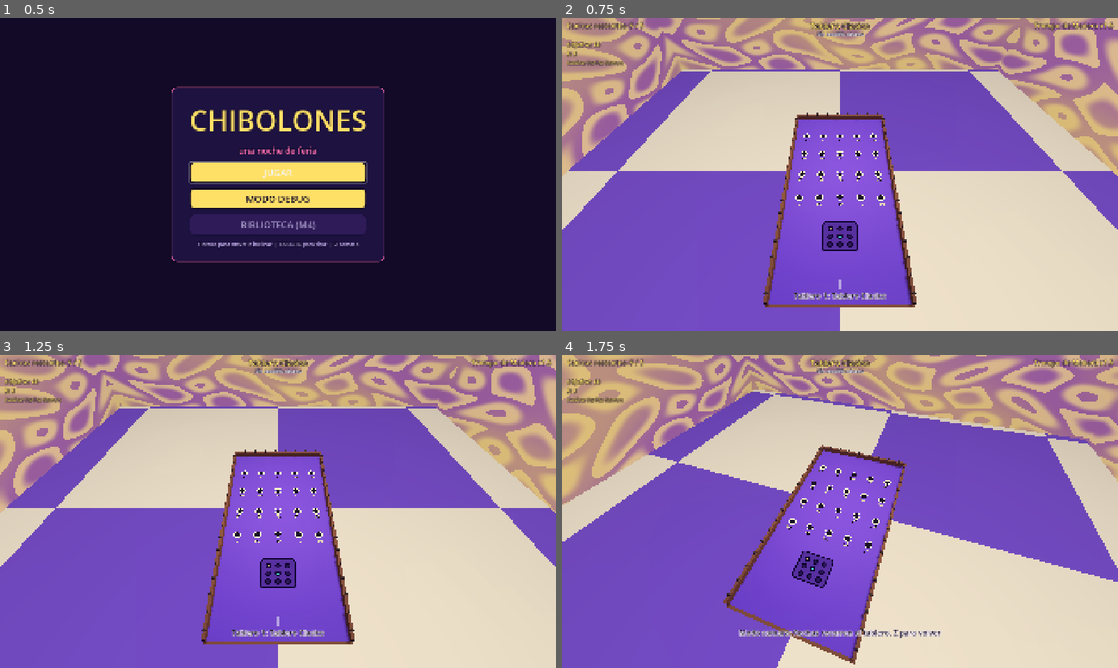
Above: before the commit, frames 1-4 (two rows, left to right).
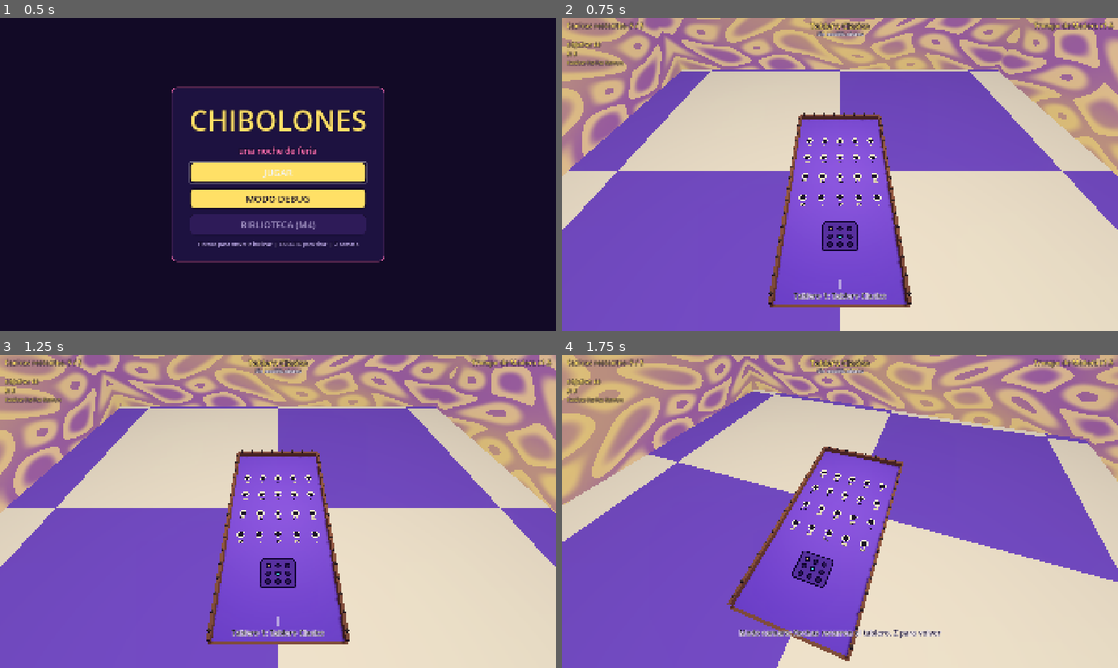
Above: after the commit, the same moments.

Repository: maczoe/chibolones
Game: Godot game, scene res://scenes/menu/menu.tscn
The game is run twice, just before and just after one commit, with the same random seed, the same clock (stepped at 60 frames per second) and the same inputs.
Inputs (mouse positions are in pixels of both pictures, inside the frame that each line leads up to):
- Up to frame 1 (0.5 s): no input
- Up to frame 2 (0.75 s): click "JUGAR" at 0.5 s
- Up to frame 3 (1.25 s): no input
- Up to frame 4 (1.75 s): move the mouse to (962, 495) at 1.27 s; hold Right (move_right) from 1.28 s (still down); hold Z (camera_mode) from 1.28 s (still down); click (962, 495) at 1.42 s

Frame 1 is identical in both runs. In frame 2, 2.7% of the frame differs, in the area x 36-64%, y 30-93%; in frame 3, 2.7%; in frame 4, 2.7%.

Commit message:
feat(gameplay): closer notches, proportional board, base capture assist
Notch spacing 0.8/1.1 -> 0.72/1.0 with the board shrinking proportionally
(4.2x7.0 -> 3.9x6.4), so bouncing drops land more often. New per-board
BoardDef.capture_pull (0.4): a gentle pull toward the nearest open notch
below skip speed inside a 0.5 range, nudging the drop-in without steering
the throw; Iman stacks its stronger magnet on top. capture_radius
0.08 -> 0.10. Difficulty targets and multipliers are left for the shop
wave.

Diff:
--- a/scripts/core/board_def.gd
+++ b/scripts/core/board_def.gd
@@ -9,15 +9,15 @@
 @export_group("Notch grid")
 @export var cols: int = 5
 @export var rows: int = 4
-@export var spacing_x: float = 0.8
+@export var spacing_x: float = 0.72
 @export var first_row_z: float = -0.5
-@export var spacing_z: float = 1.1
+@export var spacing_z: float = 1.0
 ## Painted score per row, nearest player row first.
 @export var row_scores: Array[int] = [10, 20, 30, 50]
 
 @export_group("Board geometry")
-@export var width: float = 4.2
-@export var length: float = 7.0
+@export var width: float = 3.9
+@export var length: float = 6.4
 @export var thickness: float = 0.12
 @export var tilt_deg: float = 6.0
 @export var wall_height: float = 0.22
@@ -32,7 +32,13 @@
 ## Launch distance from the forgiving player edge.
 @export var launch_depth: float = 0.5
 ## Max distance between marble center and notch center to embed.
-@export var capture_radius: float = 0.08
+## Tuning 2026-11-08: 0.08 -> 0.10 so bouncing drops land more often.
+@export var capture_radius: float = 0.1
+## Gentle attraction toward the nearest open notch while the marble rolls
+## below skip speed (tuning 2026-11-08): nudges the drop-in without
+## steering the throw. 0 disables it; Iman stacks its stronger magnet on
+## top of this.
+@export var capture_pull: float = 0.4
 ## Faster than this, the marble skips over notches.
 @export var skip_speed: float = 4.5
 
